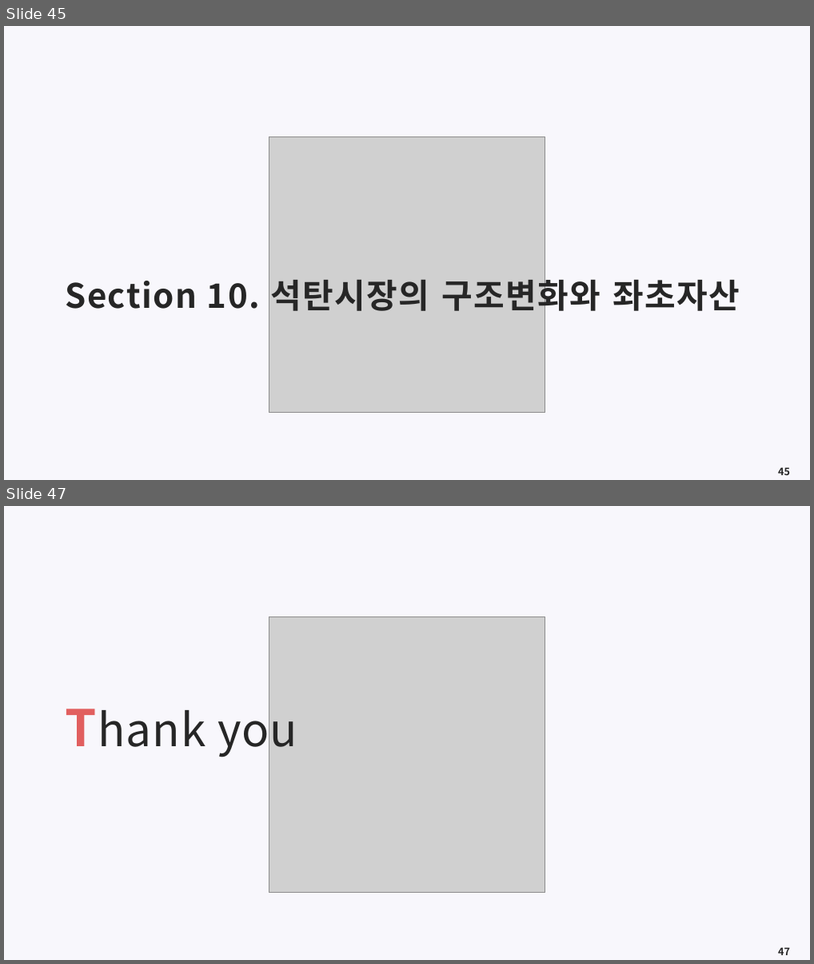
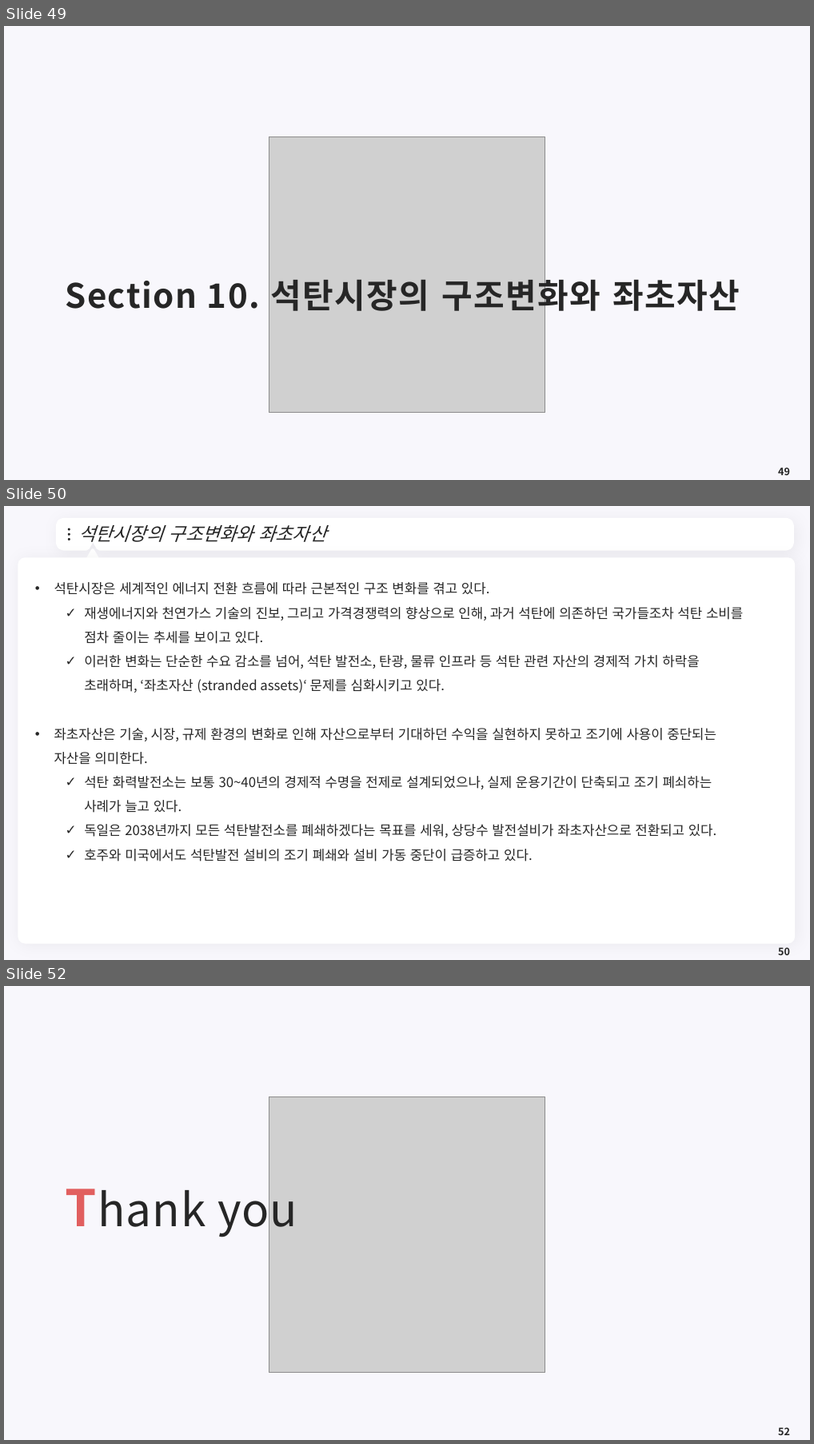
Before and after one commit to meandthey/Teaching, a slide deck: 에너지경제학/자원에너지경제학_Chapter_4 (석탄).pptx. Shown one above the other, each under a label of ours: slides 45 and 47 before the commit, slides 49, 50 and 52 after it; the slides between them are not shown. The pictures are 814x964 and 814x1444 pixels, drawn with LibreOffice and Linux fonts; fonts in the diff are those of the drawing; grey boxes stand for pictures; background and template pictures are left out. Boxes give left, top, right and bottom in pixels: in the first picture for what was removed or moved away, otherwise in the second. Text is boxed around its words. In the diff, an @@ line names an element or a change of style, - is before the commit and + after.

```diff
--- a/에너지경제학/자원에너지경제학_Chapter_4 (석탄).pptx
+++ b/에너지경제학/자원에너지경제학_Chapter_4 (석탄).pptx
@@ slide 50 added at (4,506,810,960), background #F8F7FC @@
@@ freeform shape added at (59,521,792,548), fill #FFFFFF, outline #FFFFFF 7.25 pt @@
@@ ellipse added at (68,528,70,531), fill #262626 @@
@@ title added at (78,525,326,542), 22 pt, text #262626, italic @@
+석탄시장의 구조변화와 좌초자산
@@ ellipse added at (68,533,70,536), fill #262626 @@
@@ ellipse added at (68,538,70,540), fill #262626 @@
@@ triangle added at (86,550,99,562), fill #FFFFFF, outline #FFFFFF 3.75 pt @@
@@ freeform shape added at (775,530,782,540), fill #FFFFFF @@
@@ rounded rectangle added at (18,557,796,944), fill #FFFFFF @@
@@ text added at (54,582,743,861), 16 pt, text #262626 @@
+• 석탄시장은 세계적인 에너지 전환 흐름에 따라 근본적인 구조 변화를 겪고 있다.
+  ✓ 재생에너지와 천연가스 기술의 진보, 그리고 가격경쟁력의 향상으로 인해, 과거 석탄에 의존하던 국가들조차 석탄 소비를 점차 줄이는 추세를 보이고 있다.
+  ✓ 이러한 변화는 단순한 수요 감소를 넘어, 석탄 발전소, 탄광, 물류 인프라 등 석탄 관련 자산의 경제적 가치 하락을 초래하며, ‘좌초자산 (stranded assets)‘ 문제를 심화시키고 있다.
+• 좌초자산은 기술, 시장, 규제 환경의 변화로 인해 자산으로부터 기대하던 수익을 실현하지 못하고 조기에 사용이 중단되는 자산을 의미한다.
+  ✓ 석탄 화력발전소는 보통 30~40년의 경제적 수명을 전제로 설계되었으나, 실제 운용기간이 단축되고 조기 폐쇠하는 사례가 늘고 있다.
+  ✓ 독일은 2038년까지 모든 석탄발전소를 폐쇄하겠다는 목표를 세워, 상당수 발전설비가 좌초자산으로 전환되고 있다.
+  ✓ 호주와 미국에서도 석탄발전 설비의 조기 폐쇄와 설비 가동 중단이 급증하고 있다.
@@ page number added at (778,947,790,955), 12 pt, text #262626, bold @@
+50
@@ what was slide 45 is now slide 49 @@
@@ what was slide 47 is now slide 52 @@
@@ page number at (778,1427,790,1435): text changed @@
-47
+52
```
Also in this commit, not shown: 2 slides changed, 5 other slides added, 1 slide removed, 2 other files.
